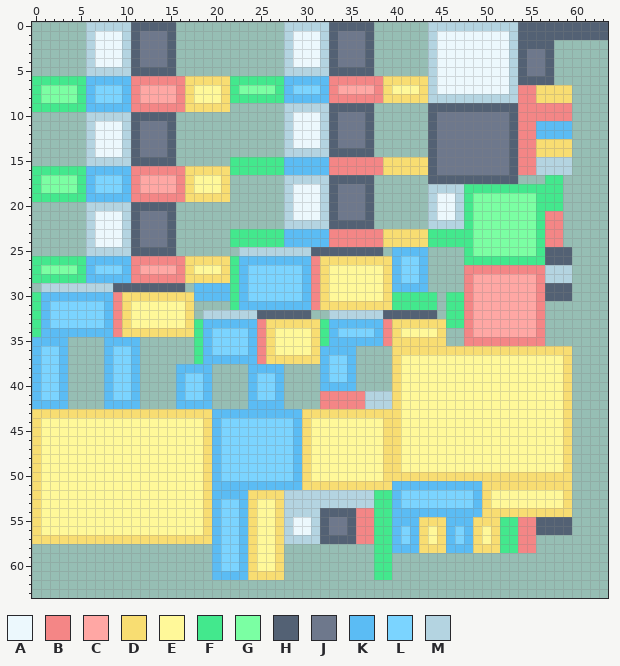
Pixel-art sprite -- src/main/resources/assets/projectj/textures/armor/sun_armor_template.png. Above is the file before it was changed.
The file is 64x64 pixels.
Palette (. is transparent): A #ecf8fd  B #f48686  C #ffa7a4  D #f8dd72  E #fff899  F #43e88d  G #7bffa3  H #536174  J #6e788c  K #5bbcf4  L #7bd4ff  M #b4d4e1
Pixels before (only the part around the change), first column x 0:
 0 ......MMMMMHHHHH............MMMMMHHHHH......MMMMMMMMMMHHHHHHHHHH
 1 ......MAAAMHJJJH............MAAAMHJJJH......MAAAAAAAAMHHHHHHHHHH
 2 ......MAAAMHJJJH............MAAAMHJJJH......MAAAAAAAAMHHHH......
 3 ......MAAAMHJJJH............MAAAMHJJJH......MAAAAAAAAMHJJH......
 4 ......MAAAMHJJJH............MAAAMHJJJH......MAAAAAAAAMHJJH......
 5 ......MMMMMHHHHH............MMMMMHHHHH......MAAAAAAAAMHJJH......
 6 FFFFFFKKKKKBBBBBBDDDDDFFFFFFKKKKKBBBBBBDDDDDMAAAAAAAAMHHHH......
 7 FGGGGFKLLLKBCCCCBDEEEDFGGGGFKLLLKBCCCCBDEEEDMAAAAAAAAMBBDDDD....
 8 FGGGGFKLLLKBCCCCBDEEEDFFFFFFKKKKKBBBBBBDDDDDMMMMMMMMMMBBDDDD....
 9 FFFFFFKKKKKBBBBBBDDDDD......MMMMMHHHHH......HHHHHHHHHHBBBBBB....
10 ......MMMMMHHHHH............MAAAMHJJJH......HJJJJJJJJHBBBBBB....
11 ......MAAAMHJJJH............MAAAMHJJJH......HJJJJJJJJHBBKKKK....
12 ......MAAAMHJJJH............MAAAMHJJJH......HJJJJJJJJHBBKKKK....
13 ......MAAAMHJJJH............MAAAMHJJJH......HJJJJJJJJHBBDDDD....
14 ......MAAAMHJJJH............MMMMMHHHHH......HJJJJJJJJHBBDDDD....
15 ......MMMMMHHHHH......FFFFFFKKKKKBBBBBBDDDDDHJJJJJJJJHBBMMMM....
16 FFFFFFKKKKKBBBBBBDDDDDFFFFFFKKKKKBBBBBBDDDDDHJJJJJJJJHBBMMMM....
17 FGGGGFKLLLKBCCCCBDEEED......MMMMMHHHHH......HHHHHHHHHH...FF.....
18 FGGGGFKLLLKBCCCCBDEEED......MAAAMHJJJH......MMMMFFFFFFFFFFF.....
19 FFFFFFKKKKKBBBBBBDDDDD......MAAAMHJJJH......MAAMFGGGGGGGFFF.....
20 ......MMMMMHHHHH............MAAAMHJJJH......MAAMFGGGGGGGFFF.....
21 ......MAAAMHJJJH............MAAAMHJJJH......MAAMFGGGGGGGFBB.....
22 ......MAAAMHJJJH............MMMMMHHHHH......MMMMFGGGGGGGFBB.....
23 ......MAAAMHJJJH......FFFFFFKKKKKBBBBBBDDDDDFFFFFGGGGGGGFBB.....
24 ......MAAAMHJJJH......FFFFFFKKKKKBBBBBBDDDDDFFFFFGGGGGGGFBB.....
25 ......MMMMMHHHHH.......MMMMMMMMHHHHHHHH.KKKK....FGGGGGGGFHHH....
26 FFFFFFKKKKKBBBBBBDDDDDFKKKKKKKKBDDDDDDDDKLLK....FFFFFFFFFHHH....
27 FGGGGFKLLLKBCCCCBDEEEDFKLLLLLLKBDEEEEEEDKLLK....BBBBBBBBBMMM....
28 FFFFFFKKKKKBBBBBBDDDDDFKLLLLLLKBDEEEEEEDKLLK....BCCCCCCCBMMM....
29 .MMMMMMMMHHHHHHHH.KKKKFKLLLLLLKBDEEEEEEDKKKK....BCCCCCCCBHHH....
30 FKKKKKKKKBDDDDDDDDKKKKFKLLLLLLKBDEEEEEEDFFFFF.FFBCCCCCCCBHHH....
31 FKLLLLLLKBDEEEEEED....FKKKKKKKKBDDDDDDDDFFFFF.FFBCCCCCCCB.......
32 FKLLLLLLKBDEEEEEED.MMMMMMHHHHHH..MMMMMMHHHHHH.FFBCCCCCCCB.......
33 FKLLLLLLKBDEEEEEEDFKKKKKKBDDDDDDFKKKKKKBDDDDDDFFBCCCCCCCB.......
34 FKKKKKKKKBDDDDDDDDFKLLLLKBDEEEEDFKLLLLKBDEEEED..BCCCCCCCB.......
35 KKKK....KKKK......FKLLLLKBDEEEEDFKKKKKKBDDDDDD..BBBBBBBBB.......
36 KLLK....KLLK......FKLLLLKBDEEEEDKKKK....DDDDDDDDDDDDDDDDDDDD....
37 KLLK....KLLK......FKKKKKKBDDDDDDKLLK....DEEEEEEEEEEEEEEEEEED....
38 KLLK....KLLK....KKKK....KKKK....KLLK....DEEEEEEEEEEEEEEEEEED....
39 KLLK....KLLK....KLLK....KLLK....KLLK....DEEEEEEEEEEEEEEEEEED....
40 KLLK....KLLK....KLLK....KLLK....KKKK....DEEEEEEEEEEEEEEEEEED....
41 KLLK....KLLK....KLLK....KLLK....BBBBBMMMDEEEEEEEEEEEEEEEEEED....
42 KKKK....KKKK....KKKK....KKKK....BBBBBMMMDEEEEEEEEEEEEEEEEEED....
43 DDDDDDDDDDDDDDDDDDDDKKKKKKKKKKDDDDDDDDDDDEEEEEEEEEEEEEEEEEED....
44 DEEEEEEEEEEEEEEEEEEDKLLLLLLLLKDEEEEEEEEDDEEEEEEEEEEEEEEEEEED....
45 DEEEEEEEEEEEEEEEEEEDKLLLLLLLLKDEEEEEEEEDDEEEEEEEEEEEEEEEEEED....
46 DEEEEEEEEEEEEEEEEEEDKLLLLLLLLKDEEEEEEEEDDEEEEEEEEEEEEEEEEEED....
47 DEEEEEEEEEEEEEEEEEEDKLLLLLLLLKDEEEEEEEEDDEEEEEEEEEEEEEEEEEED....
48 DEEEEEEEEEEEEEEEEEEDKLLLLLLLLKDEEEEEEEEDDEEEEEEEEEEEEEEEEEED....
49 DEEEEEEEEEEEEEEEEEEDKLLLLLLLLKDEEEEEEEEDDEEEEEEEEEEEEEEEEEED....
50 DEEEEEEEEEEEEEEEEEEDKLLLLLLLLKDEEEEEEEEDDDDDDDDDDDDDDDDDDDDD....
51 DEEEEEEEEEEEEEEEEEEDKKKKKKKKKKDDDDDDDDDDKKKKKKKKKKDDDDDDDDDD....
52 DEEEEEEEEEEEEEEEEEEDKKKKDDDDMMMMMMMMMMFFKLLLLLLLLKDEEEEEEEED....
53 DEEEEEEEEEEEEEEEEEEDKLLKDEEDMMMMMMMMMMFFKLLLLLLLLKDEEEEEEEED....
54 DEEEEEEEEEEEEEEEEEEDKLLKDEEDMMMMHHHHBBFFKKKKKKKKKKDDDDDDDDDD....
55 DEEEEEEEEEEEEEEEEEEDKLLKDEEDMAAMHJJHBBFFKKKDDDKKKDDDFFBBHHHH....
56 DEEEEEEEEEEEEEEEEEEDKLLKDEEDMAAMHJJHBBFFKLKDEDKLKDEDFFBBHHHH....
57 DDDDDDDDDDDDDDDDDDDDKLLKDEEDMMMMHHHHBBFFKLKDEDKLKDEDFFBB........
58 ....................KLLKDEED..........FFKKKDDDKKKDDDFFBB........
59 ....................KLLKDEED..........FF........................
60 ....................KLLKDEED..........FF........................
61 ....................KKKKDDDD..........FF........................
62 ................................................................
63 ................................................................
Once edited:
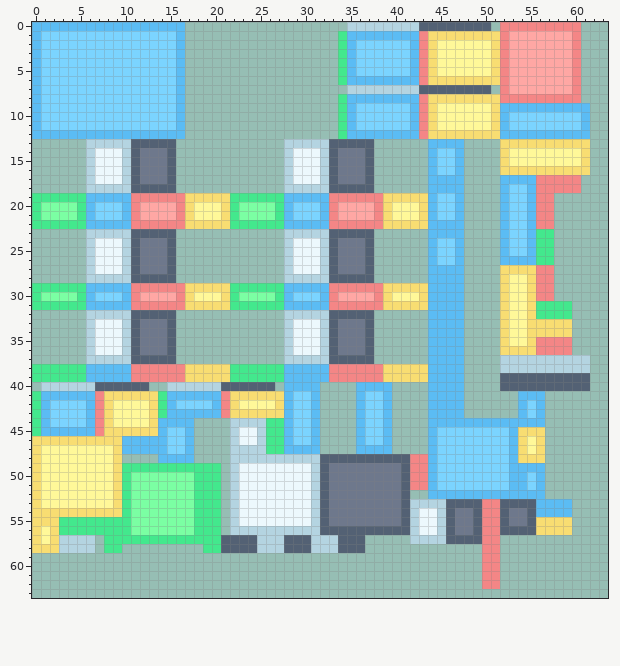
Difference:
Changed rows in their new state; - is an unchanged pixel.
first column x 0:
 0 KKKKKKKKKKKKKKKKK-----------.......MMMMMMMMHHHHHHHH.BBBBBBBBB...
 1 KLLLLLLLLLLLLLLLK-----------......FKKKKKKKKBDDDDDDDDBCCCCCCCB...
 2 KLLLLLLLLLLLLLLLK-----------......FKLLLLLLKBDEEEEEEDBCCCCCCCB---
 3 KLLLLLLLLLLLLLLLK-----------......FKLLLLLLKBDEEEEEEDBCCCCCCCB---
 4 KLLLLLLLLLLLLLLLK-----------......FKLLLLLLKBDEEEEEEDBCCCCCCCB---
 5 KLLLLLLLLLLLLLLLK-----------......FKLLLLLLKBDEEEEEEDBCCCCCCCB---
 6 KLLLLLLLLLLLLLLLK.................FKKKKKKKKBDDDDDDDDBCCCCCCCB---
 7 KLLLLLL---LLLLLLK..................MMMMMMMMHHHHHHHH.BCCCCCCCB---
 8 KLLLLLL---LLLLLLK.................FKKKKKKKKBDDDDDDDDBB--BBBBB---
 9 KLLLLLLLLLLLLLLLK.....------......FKLLLLLLKBDEEEEEEDKKKKKKKKKK--
10 KLLLLLLLLLLLLLLLK-----------......FKLLLLLLKBDEEEEEEDKLLLLLLLLK--
11 KLLLLLLLLLLLLLLLK-----------......FKLLLLLLKBDEEEEEEDKLLLLLLLLK--
12 KKKKKKKKKKKKKKKKK-----------......FKKKKKKKKBDDDDDDDDKKKK----KK--
13 -------MMM--HHH--------------MMM--HHH-------KKKK....DDDD----DD--
14 -----------------------------AAA--JJJ-------KLLK....DEEEEEEEED--
15 -------AAA--JJJ-------......MAAAMHJJJH......KLLK....DEEEEEEEED--
16 ......MAAAMHJJJH............MAAAMHJJJH......KLLK....DDDDDDDDDD--
17 ......MAAAMHJJJH......-------AAA--JJJ-------KKKK....KKKKBBBBB---
18 ......MMMMMHHHHH......-------MMM--HHH-------KKKK....KLLKBBBBB---
19 ----------------------FFFFFFKKKKKBBBBBBDDDDDKLLK....KLLKBB.-----
20 FGGGGFKLLLKBCCCCBDEEEDFGGGGFKLLLKBCCCCBDEEEDKLLK....KLLKBB.-----
21 FGGGGFKLLLKBCCCCBDEEEDFGGGGFKLLLKBCCCCBDEEEDKLLK....KLLKB-.-----
22 FFFFFFKKKKKBBBBBBDDDDDFFFFFFKKKKKBBBBBBDDDDDKKKK....KLLKB-.-----
23 -------MMM--HHH-------......MMMMMHHHHH......KKKK....KLLK-F.-----
24 ----------------------......MAAAMHJJJH......KLLK....KLLK-F.-----
25 -------AAA--JJJ--------.....-AAAM-JJJ-.-....KLLK....KLLK-F..----
26 ......MAAAMHJJJH............MAAAMHJJJH......KLLK....KKKK-F..----
27 ......MAAAMHJJJH............MAAAMHJJJH......KKKK....DDDD-B..----
28 ......MMMMMHHHHH............MMMMMHHHHH......KKKK....DEED-B..----
29 FFFFFFKKKKKBBBBBBDDDDD-FFFFFKK-KKBBBBBB-DDDDKKKK....DEED-B..----
30 -GGGGF-LLLKBCCCCB-EEED-GGGGFK-LLKBCCCCB-EEEDKKKK....DEED-B..----
31 -FFFFFKK-KKBBBBBB-DDDD-FFFFF---KKBBBBBB-DDDDKKKK....DEEDFFFF----
32 ......MMMMMHHHHH..-.........MMMMMHHHHH......KKKK....DEEDFFFF----
33 ......MAAAMHJJJH............MAAAMHJJJH......KKKK....DEEDDDDD----
34 ......MAAAMHJJJH............MAAAMHJJJH......KKKK....DEEDDDDD----
35 ....--MAAAMHJJJH--..........MAAAMHJJJH......KKKK....DEED-BBB----
36 ....--MAAAMHJJJH--..........MAAAMHJJJH--....KKKK....----BBBB----
37 ....--MMMMMHHHHH--..........MMMMMHHHHH--....KKKK....MMMMMMMMMM--
38 FFFFFFKK-KKBBBBBBDDDDDFFFFFFKKKK-BBBBBBD-DDDKKKK....MMMMMMMMMM--
39 FFFFFFKK-KKBBBBBBDDDDDFFFFFFKKKK-BBBBBBD-DDDKKKK....HHHHHHHHHH--
40 .MMMMMMHHHHHH--MMMMMMHHHHHH.KKKK....KKKK....KKKK....HHHHHHHHHH--
41 FKK-KKKBDDDDDDFK-KK-KBDDDDDDKLLK....KLLK....KKKK......KKK...----
42 F-LLLLKBDEEEEDFKLLLLKBDEEEEDKLLK....KLLK....KKKK......KLK...----
43 FKLLLLKB-EEEE-FKKKKK-BDDDDDD-LLK....KLLK....KKKK......KLK...----
44 FKLLLLKBD----DKKKK....MMMMFFKLLK....KLLK....KKKKKKKKKKKKK...----
45 FKKKKKKBDDDDDDKLLK....MAAMFFKLLK....KLLK....KLLLLLLLLKDDD...----
46 -DDDDDDDDDKKKKKLLK....MAAMFFKLLK....KLLK....KLLLLLLLLKD-D...----
47 ---------DKKKKKLLK....MMMMFFK-KK....KKKK....KLLLLLLLLKD-D...----
48 ---------D....KKKK....MMMMMMMMMMHHHHHHHHHHBBKLLLLLLLLKDDD...----
49 ---------DFFFFFFFFFFF.MAAAAAAAAMHJJJJJJJJHBBKLLLLLLLLKKKK...----
50 ---------DFGGGGGGGFFF.MAAAAAAAAMHJJJJJJJJHBBKLLLLLLLLKKLK...----
51 ---------DFGGGGGGGFFF.MAAAAAAAAMHJJJJJJJJHBB-LLLLLLLLKKLK...----
52 ---------DFGGGGGGGFFF.MAAAAAAAA-HJJJJJJJJH..KKKKK-KKKKKKK...----
53 ---------DFGGGGGGGFFF.MAAAAAAAA-HJJJJJJJJHMMMMHHHHBBHHHHKKKK----
54 -DDDDDDDDDFGGGGGGGFFF.MAAAAAAAA--JJJJJJJJHMAAMHJJHBBHJJHKKKK----
55 -DDFFFFFFFFGGGGGGGFFF.MAAAAAA------JJJJJJHMAAMHJJHBBHJJHDDDD----
56 --DFFFFFFFFGGGGGGGFFF.MMMMMM-MM--HH-HHHHHHMAAMHJJHBBHHHHDDDD----
57 -E-MMMM.FFFFFFFFFFFFFHHHHMMMHHH-MM--H.....MMMMHHHHBB....--------
58 DDDMMMM-FF---------FFHHHHMMMHHHMMMHHH-............BB....--------
59 --------------------........----------..----------BB------------
60 --------------------........----------..----------BB------------
61 --------------------........----------..----------BB------------
62 --------------------------------------------------BB------------
Changed places in both pictures, as pixel boxes (x1, y1, x2, y2):
changed: (32, 22, 608, 589)
